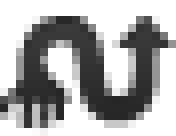
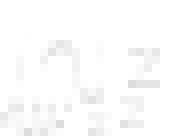
Layers edited between the first and the second 176×136 image:
"Icon": blend screen → pass through over [0, 16, 176, 136]
added layer "paused selected" in group "Icon" over [0, 16, 160, 136]
hid "standby" (1st of 3, in "Icon") over [0, 16, 176, 136]
